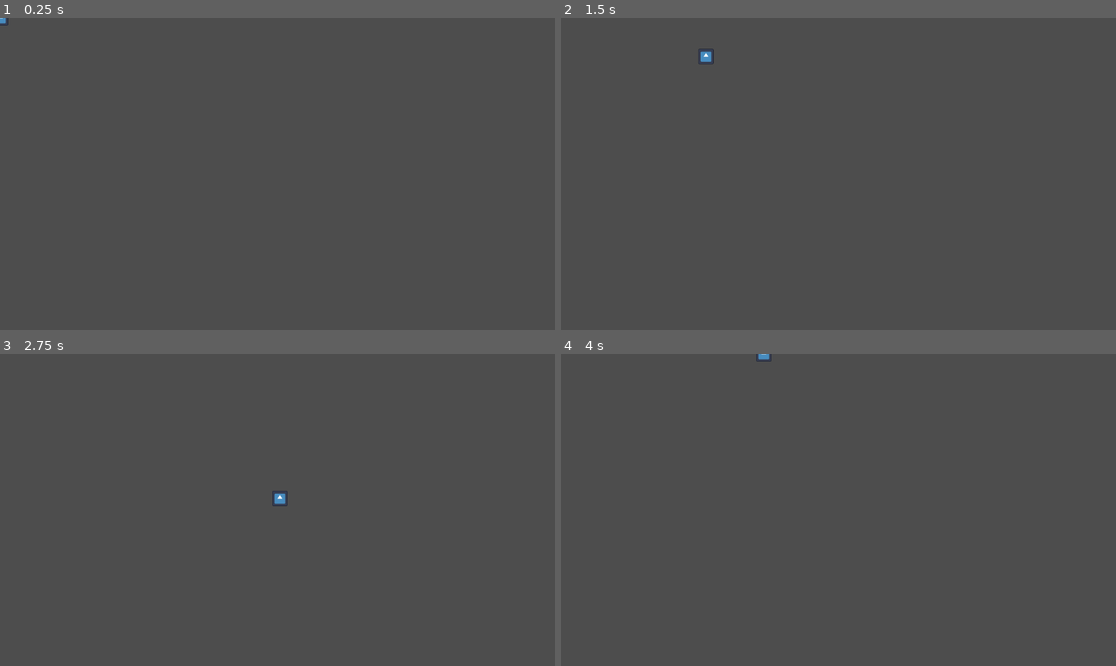
Above: before the commit, frames 1-4 (two rows, left to right).
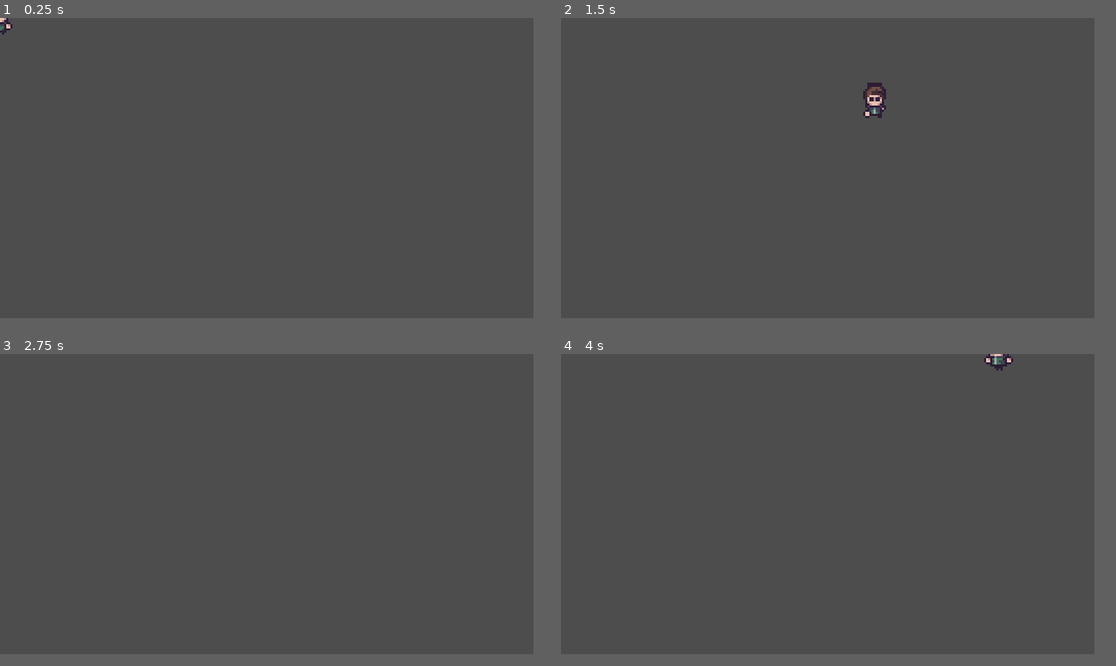
Above: after the commit, the same moments.

Repository: Nemas1/gamejam_godot
Game: Godot game, scene res://character_body_2d.tscn
Two runs of this game, one before a commit and one after it. Both use one fixed random seed, a clock stepped at 60 frames per second and the inputs below. The engine's default icon, where the game draws it, is replaced by a stand-in: a white triangle on a blue panel in a dark square.
Inputs:
- Up to frame 1 (0.25 s): no input
- Up to frame 2 (1.5 s): tap Enter at 0.5 s; hold D (right) 0.53-1.28 s; hold S (down) from 1.28 s (still down)
- Up to frame 3 (2.75 s): release S (down) at 2.03 s; hold D (right) from 2.03 s (still down)
- Up to frame 4 (4 s): release D (right) at 2.78 s; hold W (up) 2.78-3.53 s; hold A (left) from 3.53 s (still down)
In our replay, the window is 799x449 before the commit and 768x432 after it. These sizes can differ from the game's own. Grey fills any space a smaller window leaves; there, only what the larger window draws over its background counts as a difference.

The runs differ from the first frame. In frame 1, less than 0.1% of the frame differs, in the area x 0-3%, y 0-6%; in frame 2, 0.4%, in the area x 24-59%, y 9-33%; in frame 3, less than 0.1%; in frame 4, 0.2%.

Commit message:
character_anims

Diff:
--- a/new-game-project/character_body_2d.tscn
+++ b/new-game-project/character_body_2d.tscn
@@ -1,17 +1,258 @@
 [gd_scene format=3 uid="uid://d30ebo7uakvax"]
 
-[ext_resource type="Texture2D" uid="uid://4q335xxs2p" path="res://icon.svg" id="1_f50pn"]
 [ext_resource type="Script" uid="uid://dgemna2cprj7k" path="res://player.gd" id="1_ij6vw"]
+[ext_resource type="Texture2D" uid="uid://h8gh4jeseqbt" path="res://Player/Run/Character_down_run-Sheet6.png" id="2_dd465"]
+[ext_resource type="Texture2D" uid="uid://b8fwclbvteglo" path="res://Player/Idle/Character_down_idle-Sheet6.png" id="2_lhvu3"]
+[ext_resource type="Texture2D" uid="uid://buag7i5rw6q4b" path="res://Player/Run/Character_side-left_run-Sheet6.png" id="3_lhvu3"]
+[ext_resource type="Texture2D" uid="uid://b0o2g3lfjp1wc" path="res://Player/Run/Character_side_run-Sheet6.png" id="4_4sjlk"]
+[ext_resource type="Texture2D" uid="uid://csss00sufeiin" path="res://Player/Run/Character_up_run-Sheet6.png" id="5_qp52p"]
 
 [sub_resource type="RectangleShape2D" id="RectangleShape2D_ij6vw"]
+
+[sub_resource type="AtlasTexture" id="AtlasTexture_4sjlk"]
+atlas = ExtResource("2_lhvu3")
+region = Rect2(0, 0, 13, 16)
+
+[sub_resource type="AtlasTexture" id="AtlasTexture_qp52p"]
+atlas = ExtResource("2_lhvu3")
+region = Rect2(13, 0, 13, 16)
+
+[sub_resource type="AtlasTexture" id="AtlasTexture_lmwkj"]
+atlas = ExtResource("2_lhvu3")
+region = Rect2(26, 0, 13, 16)
+
+[sub_resource type="AtlasTexture" id="AtlasTexture_k3r5w"]
+atlas = ExtResource("2_lhvu3")
+region = Rect2(39, 0, 13, 16)
+
+[sub_resource type="AtlasTexture" id="AtlasTexture_1rslu"]
+atlas = ExtResource("2_lhvu3")
+region = Rect2(52, 0, 13, 16)
+
+[sub_resource type="AtlasTexture" id="AtlasTexture_3uyxa"]
+atlas = ExtResource("2_lhvu3")
+region = Rect2(65, 0, 13, 16)
+
+[sub_resource type="AtlasTexture" id="AtlasTexture_6ct3r"]
+atlas = ExtResource("2_dd465")
+region = Rect2(0, 0, 13, 17)
+
+[sub_resource type="AtlasTexture" id="AtlasTexture_1kp85"]
+atlas = ExtResource("2_dd465")
+region = Rect2(13, 0, 13, 17)
+
+[sub_resource type="AtlasTexture" id="AtlasTexture_qnedo"]
+atlas = ExtResource("2_dd465")
+region = Rect2(26, 0, 13, 17)
+
+[sub_resource type="AtlasTexture" id="AtlasTexture_wyqjk"]
+atlas = ExtResource("2_dd465")
+region = Rect2(39, 0, 13, 17)
+
+[sub_resource type="AtlasTexture" id="AtlasTexture_k85er"]
+atlas = ExtResource("2_dd465")
+region = Rect2(52, 0, 13, 17)
+
+[sub_resource type="AtlasTexture" id="AtlasTexture_ebjds"]
+atlas = ExtResource("2_dd465")
+region = Rect2(65, 0, 13, 17)
+
+[sub_resource type="AtlasTexture" id="AtlasTexture_y1dt5"]
+atlas = ExtResource("3_lhvu3")
+region = Rect2(0, 0, 14, 17)
+
+[sub_resource type="AtlasTexture" id="AtlasTexture_au0nh"]
+atlas = ExtResource("3_lhvu3")
+region = Rect2(14, 0, 14, 17)
+
+[sub_resource type="AtlasTexture" id="AtlasTexture_76bt2"]
+atlas = ExtResource("3_lhvu3")
+region = Rect2(28, 0, 14, 17)
+
+[sub_resource type="AtlasTexture" id="AtlasTexture_sxias"]
+atlas = ExtResource("3_lhvu3")
+region = Rect2(42, 0, 14, 17)
+
+[sub_resource type="AtlasTexture" id="AtlasTexture_ucfvk"]
+atlas = ExtResource("3_lhvu3")
+region = Rect2(56, 0, 14, 17)
+
+[sub_resource type="AtlasTexture" id="AtlasTexture_2dyae"]
+atlas = ExtResource("3_lhvu3")
+region = Rect2(70, 0, 14, 17)
+
+[sub_resource type="AtlasTexture" id="AtlasTexture_2u5n8"]
+atlas = ExtResource("4_4sjlk")
+region = Rect2(0, 0, 14, 17)
+
+[sub_resource type="AtlasTexture" id="AtlasTexture_73nau"]
+atlas = ExtResource("4_4sjlk")
+region = Rect2(14, 0, 14, 17)
+
+[sub_resource type="AtlasTexture" id="AtlasTexture_skrk8"]
+atlas = ExtResource("4_4sjlk")
+region = Rect2(28, 0, 14, 17)
+
+[sub_resource type="AtlasTexture" id="AtlasTexture_ye16i"]
+atlas = ExtResource("4_4sjlk")
+region = Rect2(42, 0, 14, 17)
+
+[sub_resource type="AtlasTexture" id="AtlasTexture_75u2t"]
+atlas = ExtResource("4_4sjlk")
+region = Rect2(56, 0, 14, 17)
+
+[sub_resource type="AtlasTexture" id="AtlasTexture_7qa1u"]
+atlas = ExtResource("4_4sjlk")
+region = Rect2(70, 0, 14, 17)
+
+[sub_resource type="AtlasTexture" id="AtlasTexture_8gu1l"]
+atlas = ExtResource("5_qp52p")
+region = Rect2(0, 0, 13, 17)
+
+[sub_resource type="AtlasTexture" id="AtlasTexture_jsgy1"]
+atlas = ExtResource("5_qp52p")
+region = Rect2(13, 0, 13, 17)
+
+[sub_resource type="AtlasTexture" id="AtlasTexture_el80s"]
+atlas = ExtResource("5_qp52p")
+region = Rect2(26, 0, 13, 17)
+
+[sub_resource type="AtlasTexture" id="AtlasTexture_oxcm1"]
+atlas = ExtResource("5_qp52p")
+region = Rect2(39, 0, 13, 17)
+
+[sub_resource type="AtlasTexture" id="AtlasTexture_ltww1"]
+atlas = ExtResource("5_qp52p")
+region = Rect2(52, 0, 13, 17)
+
+[sub_resource type="AtlasTexture" id="AtlasTexture_a7mna"]
+atlas = ExtResource("5_qp52p")
+region = Rect2(65, 0, 13, 17)
+
+[sub_resource type="SpriteFrames" id="SpriteFrames_lmwkj"]
+animations = [{
+"frames": [{
+"duration": 1.0,
+"texture": SubResource("AtlasTexture_4sjlk")
+}, {
+"duration": 1.0,
+"texture": SubResource("AtlasTexture_qp52p")
+}, {
+"duration": 1.0,
+"texture": SubResource("AtlasTexture_lmwkj")
+}, {
+"duration": 1.0,
+"texture": SubResource("AtlasTexture_k3r5w")
+}, {
+"duration": 1.0,
+"texture": SubResource("AtlasTexture_1rslu")
+}, {
+"duration": 1.0,
+"texture": SubResource("AtlasTexture_3uyxa")
+}],
+"loop": true,
+"name": &"idle",
+"speed": 5.0
+}, {
+"frames": [{
+"duration": 1.0,
+"texture": SubResource("AtlasTexture_6ct3r")
+}, {
+"duration": 1.0,
+"texture": SubResource("AtlasTexture_1kp85")
+}, {
+"duration": 1.0,
+"texture": SubResource("AtlasTexture_qnedo")
+}, {
+"duration": 1.0,
+"texture": SubResource("AtlasTexture_wyqjk")
+}, {
+"duration": 1.0,
+"texture": SubResource("AtlasTexture_k85er")
+}, {
+"duration": 1.0,
+"texture": SubResource("AtlasTexture_ebjds")
+}],
+"loop": true,
+"name": &"walk_down",
+"speed": 5.0
+}, {
+"frames": [{
+"duration": 1.0,
+"texture": SubResource("AtlasTexture_y1dt5")
+}, {
+"duration": 1.0,
+"texture": SubResource("AtlasTexture_au0nh")
+}, {
+"duration": 1.0,
+"texture": SubResource("AtlasTexture_76bt2")
+}, {
+"duration": 1.0,
+"texture": SubResource("AtlasTexture_sxias")
+}, {
+"duration": 1.0,
+"texture": SubResource("AtlasTexture_ucfvk")
+}, {
+"duration": 1.0,
+"texture": SubResource("AtlasTexture_2dyae")
+}],
+"loop": true,
+"name": &"walk_left",
+"speed": 5.0
+}, {
+"frames": [{
+"duration": 1.0,
+"texture": SubResource("AtlasTexture_2u5n8")
+}, {
+"duration": 1.0,
+"texture": SubResource("AtlasTexture_73nau")
+}, {
+"duration": 1.0,
+"texture": SubResource("AtlasTexture_skrk8")
+}, {
+"duration": 1.0,
+"texture": SubResource("AtlasTexture_ye16i")
+}, {
+"duration": 1.0,
+"texture": SubResource("AtlasTexture_75u2t")
+}, {
+"duration": 1.0,
+"texture": SubResource("AtlasTexture_7qa1u")
+}],
+"loop": true,
+"name": &"walk_right",
+"speed": 5.0
+}, {
+"frames": [{
+"duration": 1.0,
+"texture": SubResource("AtlasTexture_8gu1l")
+}, {
+"duration": 1.0,
+"texture": SubResource("AtlasTexture_jsgy1")
+}, {
+"duration": 1.0,
+"texture": SubResource("AtlasTexture_el80s")
+}, {
+"duration": 1.0,
+"texture": SubResource("AtlasTexture_oxcm1")
+}, {
+"duration": 1.0,
+"texture": SubResource("AtlasTexture_ltww1")
+}, {
+"duration": 1.0,
+"texture": SubResource("AtlasTexture_a7mna")
+}],
+"loop": true,
+"name": &"walk_up",
+"speed": 5.0
+}]
 
 [node name="Player" type="CharacterBody2D" unique_id=740609258]
 script = ExtResource("1_ij6vw")
 
-[node name="Sprite2D" type="Sprite2D" parent="." unique_id=1509667235]
-position = Vector2(1, 0)
-scale = Vector2(0.25390622, 0.25390622)
-texture = ExtResource("1_f50pn")
-
 [node name="CollisionShape2D" type="CollisionShape2D" parent="." unique_id=1646202705]
 shape = SubResource("RectangleShape2D_ij6vw")
+
+[node name="AnimatedSprite2D" type="AnimatedSprite2D" parent="." unique_id=2067709138]
+sprite_frames = SubResource("SpriteFrames_lmwkj")
+animation = &"idle"
--- a/new-game-project/player.gd
+++ b/new-game-project/player.gd
@@ -1,9 +1,22 @@
 extends CharacterBody2D
 
-var speed = 400
+@onready var animated_sprite_2d = $AnimatedSprite2D
+
+var speed = 200
 
 func _physics_process(delta):
 	var direction = Input.get_vector("left", "right", "up", "down")
 	velocity = direction * speed
 
+	if direction.x > 0:
+		animated_sprite_2d.play("walk_right")
+	elif direction.x < 0:
+		animated_sprite_2d.play("walk_left")
+	elif direction.y > 0:
+		animated_sprite_2d.play("walk_down")
+	elif direction.y < 0:
+		animated_sprite_2d.play("walk_up")
+	else:
+		animated_sprite_2d.play("idle")
+
 	move_and_slide()
--- a/new-game-project/project.godot
+++ b/new-game-project/project.godot
@@ -14,6 +14,14 @@
 run/main_scene="uid://d30ebo7uakvax"
 config/features=PackedStringArray("4.6", "Forward Plus")
 config/icon="res://icon.svg"
+
+[display]
+
+window/size/viewport_width=256
+window/size/viewport_height=144
+window/size/window_width_override=1280
+window/size/window_height_override=720
+window/stretch/mode="viewport"
 
 [input]
 
@@ -44,4 +52,5 @@
 
 [rendering]
 
+textures/canvas_textures/default_texture_filter=0
 rendering_device/driver.windows="d3d12"
Binary file added: new-game-project/Player/Death/Character_side-left_death1-Sheet6.png
Not shown, added: new-game-project/Player/Death/Character_side-left_death1-Sheet6.png.import
Binary file added: new-game-project/Player/Death/Character_side-left_death1_NoHands-Sheet6.png
Not shown, added: new-game-project/Player/Death/Character_side-left_death1_NoHands-Sheet6.png.import
Binary file added: new-game-project/Player/Death/Character_side-left_death2-Sheet7.png
Not shown, added: new-game-project/Player/Death/Character_side-left_death2-Sheet7.png.import
Binary file added: new-game-project/Player/Death/Character_side-left_death2_NoHands-Sheet7.png
Not shown, added: new-game-project/Player/Death/Character_side-left_death2_NoHands-Sheet7.png.import
Binary file added: new-game-project/Player/Death/Character_side-left_death3-Sheet7.png
Not shown, added: new-game-project/Player/Death/Character_side-left_death3-Sheet7.png.import
Binary file added: new-game-project/Player/Death/Character_side-left_death3_NoHands-Sheet7.png
Not shown, added: new-game-project/Player/Death/Character_side-left_death3_NoHands-Sheet7.png.import
(and 173 more such lines)
